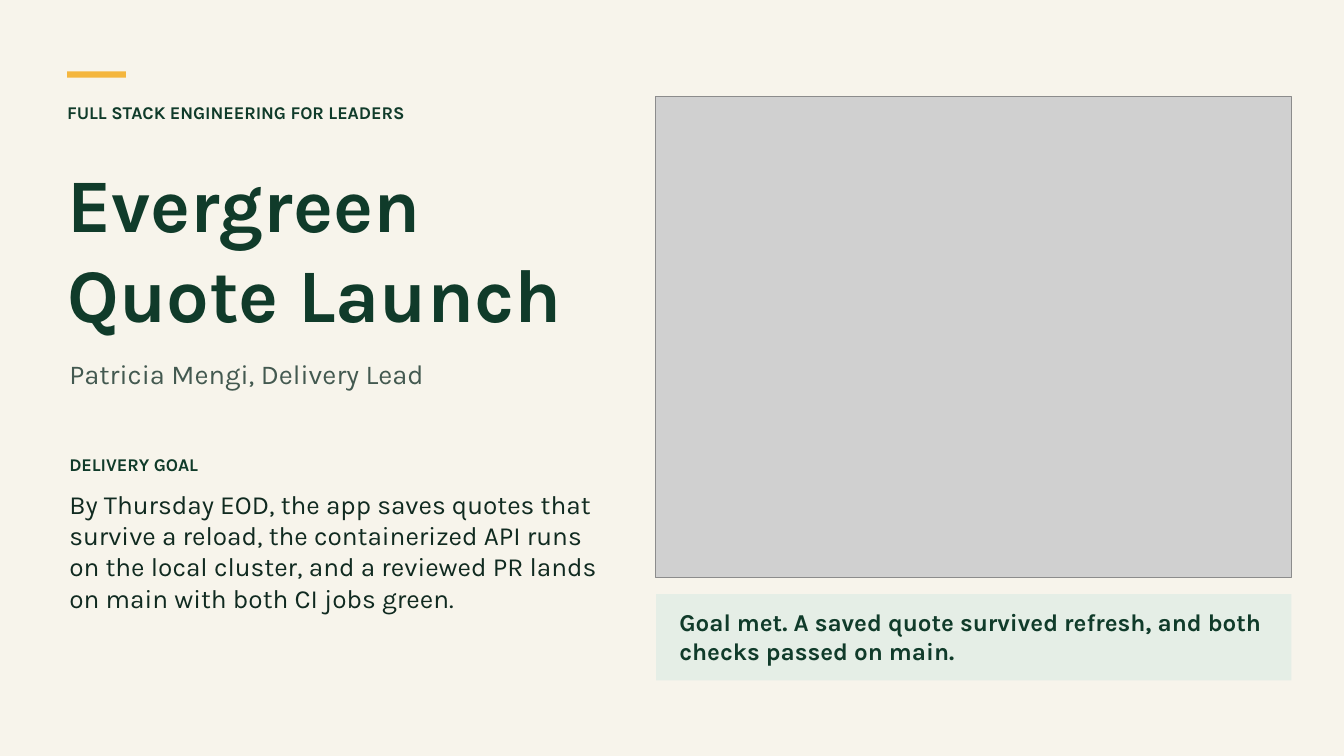
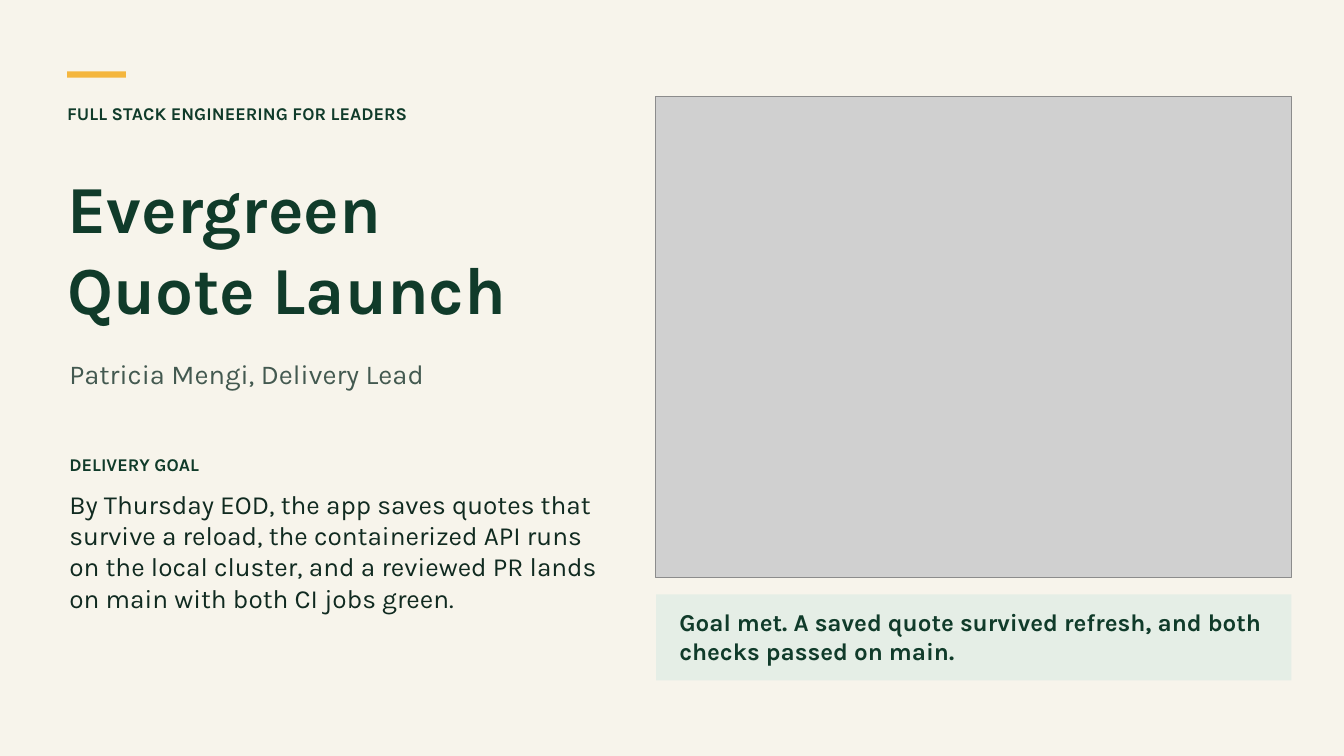
Before and after one commit to asc1-student09/evergreen-quote-launch, a slide deck: slide 1 of delivery-leadership-package/Evergreen_Quote_Showcase.pptx. Drawn at 1344x756 pixels with LibreOffice and Linux fonts; fonts in the diff are those of the drawing; grey boxes stand for pictures. Boxes give left, top, right and bottom in pixels: in the first picture for what was removed or moved away, otherwise in the second. Text is boxed around its words. In the diff, an @@ line names an element or a change of style, - is before the commit and + after.

```diff
--- a/delivery-leadership-package/Evergreen_Quote_Showcase.pptx
+++ b/delivery-leadership-package/Evergreen_Quote_Showcase.pptx
@@ text "Evergreen" at (67,189,507,326): size 54 to 48 pt @@
```
Also in this commit, not shown: 6 other slides changed, 3 slides added.
